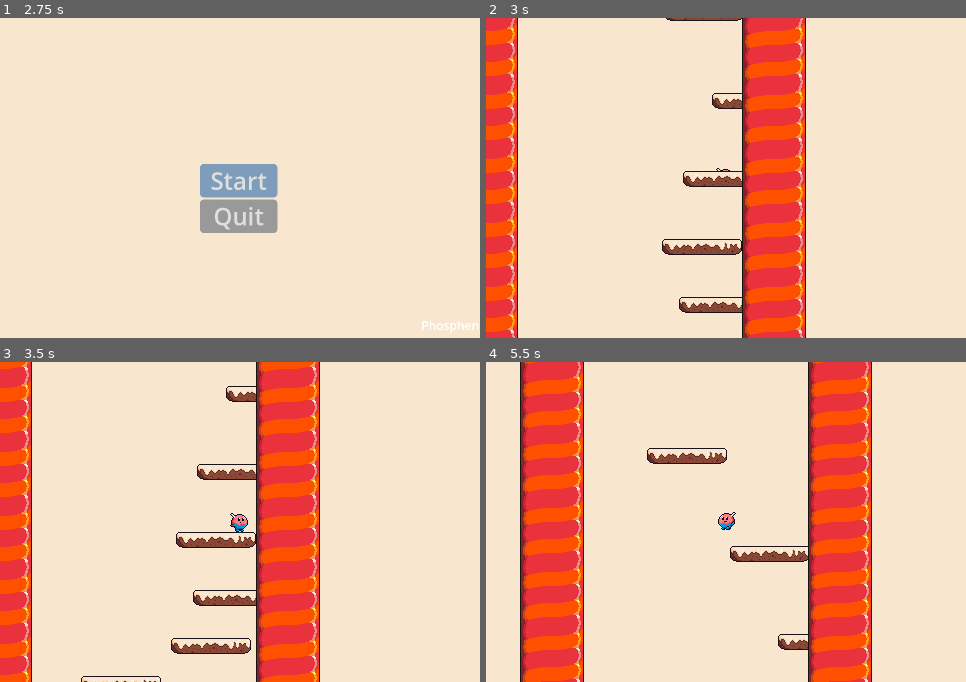
Above: before the commit, frames 1-4 (two rows, left to right).
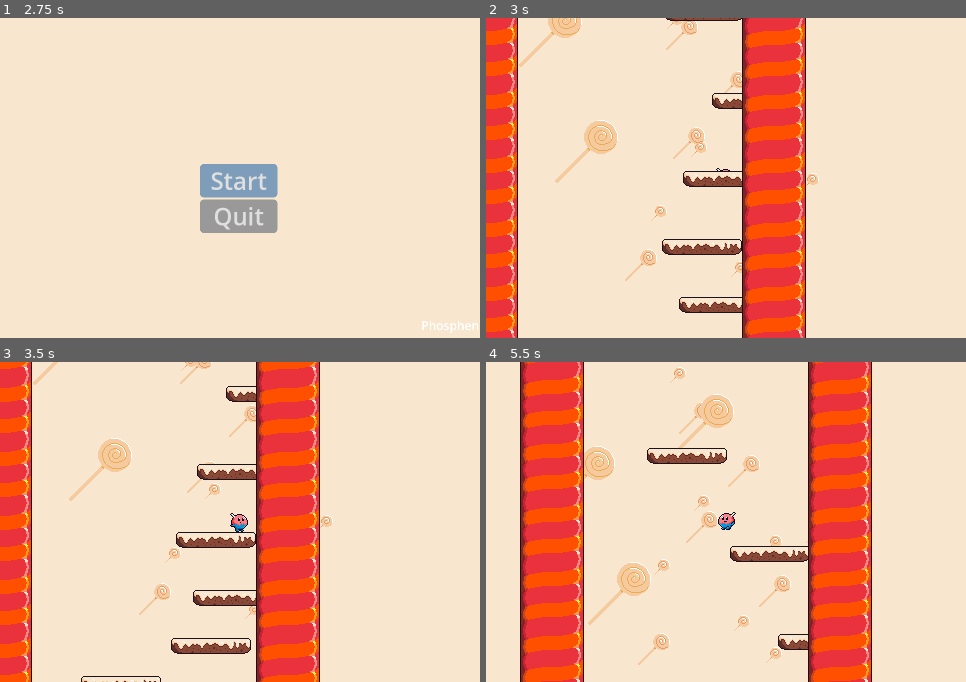
Above: after the commit, the same moments.

Repository: Phosphen/slide
Game: Godot game, scene res://Scenes/Levels/splash_screen.tscn
The game is run twice, just before and just after one commit, with the same random seed, the same clock (stepped at 60 frames per second) and the same inputs.
Inputs (mouse positions are in pixels of both pictures, inside the frame that each line leads up to):
- Up to frame 1 (2.75 s): tap Enter (ui_accept) at 0.5, 1.25, 2 s; move the mouse to (345, 162) at 0.52 s; hold Right (move_right) 0.53-2.03 s; tap Up (jump) at 0.77, 1.52 s; move the mouse to (144, 194) at 1.27 s; move the mouse to (288, 107) at 2.02 s; hold Left (move_left) from 2.03 s (still down)
- Up to frame 2 (3 s): release Left (move_left) at 2.75 s; click "Start" at 2.75 s
- Up to frame 3 (3.5 s): no input
- Up to frame 4 (5.5 s): tap Enter (ui_accept) at 3.5 s; move the mouse to (702, 586) at 3.52 s; hold Right (move_right) 3.53-5.03 s; tap Up (jump) at 3.77, 4.52, 5.27 s; move the mouse to (870, 570) at 4.27 s; move the mouse to (582, 474) at 5.02 s; hold Left (move_left) from 5.03 s (still down)

Frame 1 is identical in both runs. In frame 2, 2.1% of the frame differs, in the area x 6-70%, y 0-83%; in frame 3, 1.5%; in frame 4, 3.2%, in the area x 20-68%, y 1-95%.

Commit message:
add parallax effect and assets

Diff:
--- a/LevelGen/main.tscn
+++ b/LevelGen/main.tscn
@@ -1,10 +1,13 @@
-[gd_scene load_steps=6 format=3 uid="uid://buymrux01rude"]
+[gd_scene load_steps=9 format=3 uid="uid://buymrux01rude"]
 
 [ext_resource type="Script" path="res://LevelGen/Main.gd" id="1_5o2wn"]
 [ext_resource type="PackedScene" uid="uid://cdejim20utbi" path="res://LevelGen/brick_scene.tscn" id="2_0q4u1"]
 [ext_resource type="PackedScene" uid="uid://dgloopipmufx" path="res://LevelGen/ground.tscn" id="3_7rnot"]
 [ext_resource type="PackedScene" uid="uid://dauc37uwpt3b7" path="res://LevelGen/wall.tscn" id="4_0acmh"]
 [ext_resource type="PackedScene" uid="uid://dvjodc5t5wxm1" path="res://Player/player.tscn" id="4_rsqvq"]
+[ext_resource type="Texture2D" uid="uid://bgsbfaisiqnhr" path="res://Assets/world-parallax-background-64.png" id="6_klj10"]
+[ext_resource type="Texture2D" uid="uid://b8v5q7s8i2nyf" path="res://Assets/world-parallax-background-32.png" id="7_vbb34"]
+[ext_resource type="Texture2D" uid="uid://dwassyvy2bn0j" path="res://Assets/world-parallax-background-16.png" id="8_334v5"]
 
 [node name="Main" type="Node"]
 script = ExtResource("1_5o2wn")
@@ -21,4 +24,90 @@
 [node name="Camera2D" type="Camera2D" parent="."]
 position = Vector2(496, 321)
 
+[node name="ParallaxBackground" type="ParallaxBackground" parent="."]
+
+[node name="ParallaxLayer3" type="ParallaxLayer" parent="ParallaxBackground"]
+motion_scale = Vector2(0.05, 0.05)
+
+[node name="Sprite2D" type="Sprite2D" parent="ParallaxBackground/ParallaxLayer3"]
+texture_filter = 1
+position = Vector2(186, 204)
+texture = ExtResource("8_334v5")
+
+[node name="Sprite2D2" type="Sprite2D" parent="ParallaxBackground/ParallaxLayer3"]
+texture_filter = 1
+position = Vector2(338, 172)
+texture = ExtResource("8_334v5")
+
+[node name="Sprite2D3" type="Sprite2D" parent="ParallaxBackground/ParallaxLayer3"]
+texture_filter = 1
+position = Vector2(298, 292)
+texture = ExtResource("8_334v5")
+
+[node name="Sprite2D4" type="Sprite2D" parent="ParallaxBackground/ParallaxLayer3"]
+texture_filter = 1
+position = Vector2(226, 140)
+texture = ExtResource("8_334v5")
+
+[node name="Sprite2D5" type="Sprite2D" parent="ParallaxBackground/ParallaxLayer3"]
+texture_filter = 1
+position = Vector2(202, 12)
+texture = ExtResource("8_334v5")
+
+[node name="Sprite2D6" type="Sprite2D" parent="ParallaxBackground/ParallaxLayer3"]
+texture_filter = 1
+position = Vector2(298, 180)
+texture = ExtResource("8_334v5")
+
+[node name="Sprite2D7" type="Sprite2D" parent="ParallaxBackground/ParallaxLayer3"]
+texture_filter = 1
+position = Vector2(266, 260)
+texture = ExtResource("8_334v5")
+
+[node name="ParallaxLayer2" type="ParallaxLayer" parent="ParallaxBackground"]
+motion_scale = Vector2(0.2, 0.2)
+
+[node name="Sprite2D" type="Sprite2D" parent="ParallaxBackground/ParallaxLayer2"]
+texture_filter = 1
+position = Vector2(254, 160)
+texture = ExtResource("7_vbb34")
+
+[node name="Sprite2D2" type="Sprite2D" parent="ParallaxBackground/ParallaxLayer2"]
+texture_filter = 1
+position = Vector2(296, 104)
+texture = ExtResource("7_vbb34")
+
+[node name="Sprite2D3" type="Sprite2D" parent="ParallaxBackground/ParallaxLayer2"]
+texture_filter = 1
+position = Vector2(206, 282)
+texture = ExtResource("7_vbb34")
+
+[node name="Sprite2D4" type="Sprite2D" parent="ParallaxBackground/ParallaxLayer2"]
+texture_filter = 1
+position = Vector2(327, 224)
+texture = ExtResource("7_vbb34")
+
+[node name="Sprite2D5" type="Sprite2D" parent="ParallaxBackground/ParallaxLayer2"]
+texture_filter = 1
+position = Vector2(247, 51)
+texture = ExtResource("7_vbb34")
+
+[node name="ParallaxLayer" type="ParallaxLayer" parent="ParallaxBackground"]
+motion_scale = Vector2(0.5, 0.5)
+
+[node name="Sprite2D" type="Sprite2D" parent="ParallaxBackground/ParallaxLayer"]
+texture_filter = 1
+position = Vector2(228, 220)
+texture = ExtResource("6_klj10")
+
+[node name="Sprite2D2" type="Sprite2D" parent="ParallaxBackground/ParallaxLayer"]
+texture_filter = 1
+position = Vector2(311, 52)
+texture = ExtResource("6_klj10")
+
+[node name="Sprite2D3" type="Sprite2D" parent="ParallaxBackground/ParallaxLayer"]
+texture_filter = 1
+position = Vector2(192, 104)
+texture = ExtResource("6_klj10")
+
 [connection signal="reached_top" from="Player" to="." method="_on_player_reached_top"]
Binary file added: Assets/world-parallax-background-16.aseprite
Binary file added: Assets/world-parallax-background-16.png
Not shown, added: Assets/world-parallax-background-16.png.import
Binary file added: Assets/world-parallax-background-32.aseprite
Binary file added: Assets/world-parallax-background-32.png
Not shown, added: Assets/world-parallax-background-32.png.import
Binary file added: Assets/world-parallax-background-64.aseprite
Binary file added: Assets/world-parallax-background-64.png
Not shown, added: Assets/world-parallax-background-64.png.import
Not shown, added: Assets/world-parallax-background.png.import
